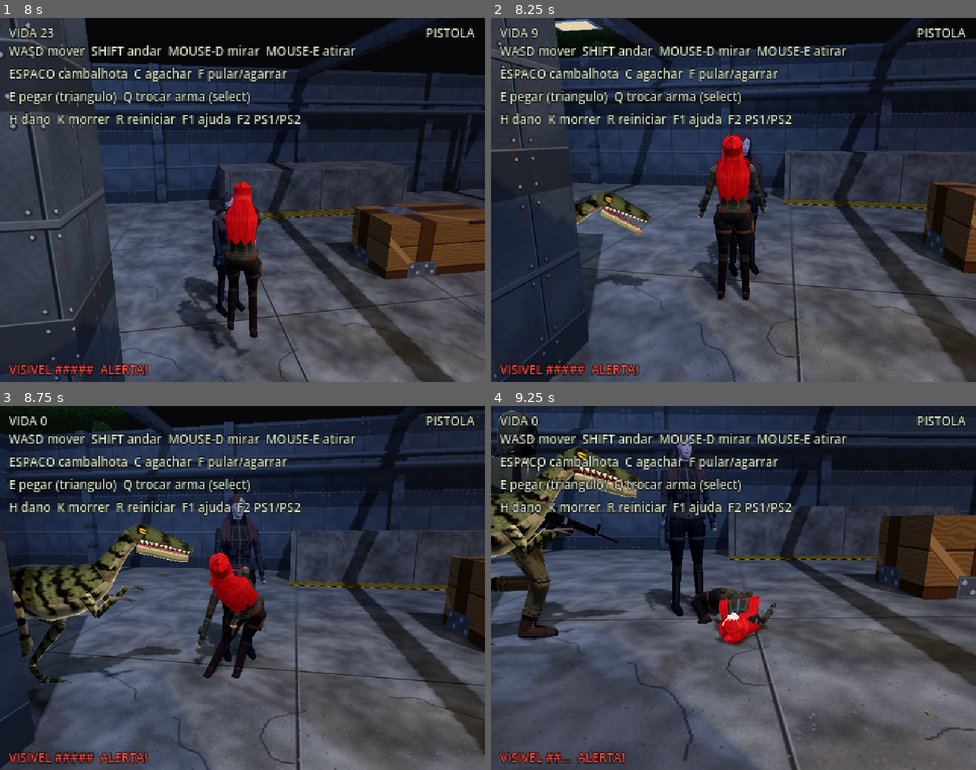
Above: before the commit, frames 1-4 (two rows, left to right).
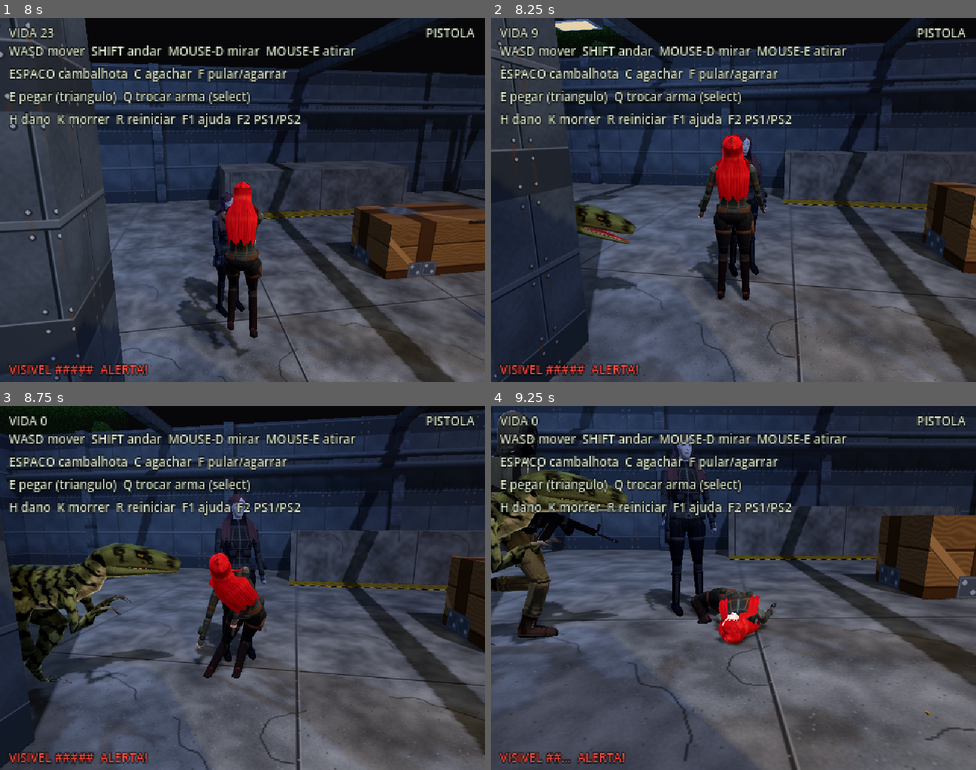
Above: after the commit, the same moments.

Repository: gutocastiglioni/crisisprotocol
Game: Godot game, scene res://scenes/main.tscn
Same seed, same stepped clock (60 frames per second), same inputs: the game is played once before the commit and once after it.
Inputs (mouse positions are in pixels of both pictures, inside the frame that each line leads up to):
- Up to frame 1 (8 s): move the mouse to (237, 207) at 0.52 s; hold Right mouse button (aim) 0.53-1.28 s; hold W (move_forward) 0.53-2.78 s; click (237, 207) at 0.67 s; tap F (jump) at 0.77, 1.52, 3.02, 3.77, 4.52, 6.02, 6.77, 7.52 s; move the mouse to (276, 203) at 1.27 s; tap C (crouch) at 1.35 s; move the mouse to (203, 196) at 2.02 s; tap E (interact) at 2.1 s; move the mouse to (247, 200) at 2.77 s; hold A (move_left) 2.78-3.53 s; tap Space (roll) at 2.85 s; click (247, 200) at 2.92 s; move the mouse to (223, 192) at 3.52 s; press the mouse at (223, 192) at 3.53 s; hold W (move_forward) 3.53-5.78 s; move the mouse to (266, 200) at 4.27 s; release the mouse at (266, 200) at 4.28 s; tap Q (switch_weapon) at 4.35 s; move the mouse to (218, 200) at 5.02 s; hold Shift (walk) 5.03-5.78 s; click (218, 200) at 5.17 s; move the mouse to (252, 192) at 5.77 s; hold D (move_right) 5.78-6.53 s; tap Tab at 5.85 s; move the mouse to (237, 207) at 6.52 s; hold W (move_forward) from 6.53 s (still down); tap Ctrl at 6.6 s; move the mouse to (276, 203) at 7.27 s; right-click (276, 203) at 7.35 s; click (276, 203) at 7.42 s
- Up to frame 2 (8.25 s): keep holding W (move_forward); move the mouse to (694, 196) at 8.02 s; tap C (crouch) at 8.1 s
- Up to frame 3 (8.75 s): keep holding W (move_forward)
- Up to frame 4 (9.25 s): move the mouse to (738, 588) at 8.77 s; release W (move_forward) at 8.78 s; hold A (move_left) from 8.78 s (still down); tap E (interact) at 8.85 s; tap F (jump) at 9.02 s

Frame 1 is identical in both runs. In frame 2, 1.7% of the frame differs, in the area x 17-40%, y 47-100%; in frame 3, 5.6%, in the area x 2-41%, y 32-100%; in frame 4, 3.9%.

Commit message:
Raptor redesenhado: pele única, proporções de terópode e cabeça de predador
- Malha contínua: cauda/tronco/pescoço/cabeça, perna e braço como cadeias que compartilham o anel da emenda;
  coxa, braço e dedos fundidos ao corpo por união booleana com as juntas arredondadas (sem peças coladas).
- Proporções medidas contra a referência: tronco curto em cunha, corcova sobre os ombros, cauda longa,
  membros mais musculosos, mãos relaxadas.
- Cabeça: focinho em cunha, mandíbula encaixada no crânio (boca fechada = linha do lábio), nuca sem cintura,
  arco ósseo pesado e olho amendoado de predador.
- Textura com volume pintado (brilho no dorso, sombra no flanco, oclusão nas juntas) e sem faixa clara nos membros.
- Ragdoll do raptor com os comprimentos e grossuras novos dos ossos.
- possible_models/ fora do git (modelos de jogos comerciais, só referência local).

Co-Authored-By: Claude Opus 5.5 <noreply@anthropic.com>

Diff:
--- a/game/scripts/raptor_model.gd
+++ b/game/scripts/raptor_model.gd
@@ -9,22 +9,22 @@
 const LOOPS := ["Idle", "Walk", "Run", "Study", "Shake"]
 # mesmo formato de Ragdoll.BONES; pernas com cone (joelho e tornozelo dobram em sentidos opostos)
 const RAGDOLL := {
-	"Hips": {"child": "Spine", "len": 0.25, "box": Vector3(0.32, 0.36, 0.30), "joint": "none", "mass": 20.0},
-	"Spine": {"child": "Chest", "len": 0.25, "box": Vector3(0.30, 0.40, 0.26), "joint": "cone", "swing": 15.0, "twist": 10.0, "mass": 15.0},
-	"Chest": {"child": "Neck1", "len": 0.22, "box": Vector3(0.24, 0.30, 0.22), "joint": "cone", "swing": 15.0, "twist": 10.0, "mass": 10.0},
-	"Neck1": {"child": "Neck2", "len": 0.20, "radius": 0.07, "joint": "cone", "swing": 35.0, "twist": 15.0, "mass": 3.0},
-	"Neck2": {"child": "Head", "len": 0.19, "radius": 0.065, "joint": "cone", "swing": 35.0, "twist": 15.0, "mass": 3.0},
-	"Head": {"child": "", "len": 0.46, "radius": 0.075, "joint": "cone", "swing": 30.0, "twist": 20.0, "mass": 4.0},
+	"Hips": {"child": "Spine", "len": 0.17, "box": Vector3(0.30, 0.34, 0.24), "joint": "none", "mass": 20.0},
+	"Spine": {"child": "Chest", "len": 0.19, "box": Vector3(0.30, 0.40, 0.22), "joint": "cone", "swing": 15.0, "twist": 10.0, "mass": 15.0},
+	"Chest": {"child": "Neck1", "len": 0.20, "box": Vector3(0.26, 0.36, 0.22), "joint": "cone", "swing": 15.0, "twist": 10.0, "mass": 10.0},
+	"Neck1": {"child": "Neck2", "len": 0.14, "radius": 0.09, "joint": "cone", "swing": 35.0, "twist": 15.0, "mass": 3.0},
+	"Neck2": {"child": "Head", "len": 0.14, "radius": 0.085, "joint": "cone", "swing": 35.0, "twist": 15.0, "mass": 3.0},
+	"Head": {"child": "", "len": 0.55, "radius": 0.08, "joint": "cone", "swing": 30.0, "twist": 20.0, "mass": 4.0},
 	"Tail1": {"child": "Tail2", "len": 0.40, "radius": 0.09, "joint": "cone", "swing": 25.0, "twist": 10.0, "mass": 4.0},
 	"Tail2": {"child": "Tail3", "len": 0.40, "radius": 0.065, "joint": "cone", "swing": 30.0, "twist": 10.0, "mass": 3.0},
 	"Tail3": {"child": "Tail4", "len": 0.40, "radius": 0.045, "joint": "cone", "swing": 30.0, "twist": 10.0, "mass": 2.0},
 	"Tail4": {"child": "", "len": 0.55, "radius": 0.03, "joint": "cone", "swing": 30.0, "twist": 10.0, "mass": 1.0},
-	"Thigh_L": {"child": "Shin_L", "len": 0.40, "radius": 0.10, "joint": "cone", "swing": 50.0, "twist": 15.0, "mass": 8.0},
-	"Thigh_R": {"child": "Shin_R", "len": 0.40, "radius": 0.10, "joint": "cone", "swing": 50.0, "twist": 15.0, "mass": 8.0},
-	"Shin_L": {"child": "Meta_L", "len": 0.48, "radius": 0.045, "joint": "cone", "swing": 45.0, "twist": 5.0, "mass": 3.0},
-	"Shin_R": {"child": "Meta_R", "len": 0.48, "radius": 0.045, "joint": "cone", "swing": 45.0, "twist": 5.0, "mass": 3.0},
-	"Meta_L": {"child": "Toe_L", "len": 0.17, "radius": 0.035, "joint": "cone", "swing": 45.0, "twist": 5.0, "mass": 1.5},
-	"Meta_R": {"child": "Toe_R", "len": 0.17, "radius": 0.035, "joint": "cone", "swing": 45.0, "twist": 5.0, "mass": 1.5},
+	"Thigh_L": {"child": "Shin_L", "len": 0.40, "radius": 0.11, "joint": "cone", "swing": 50.0, "twist": 15.0, "mass": 8.0},
+	"Thigh_R": {"child": "Shin_R", "len": 0.40, "radius": 0.11, "joint": "cone", "swing": 50.0, "twist": 15.0, "mass": 8.0},
+	"Shin_L": {"child": "Meta_L", "len": 0.48, "radius": 0.06, "joint": "cone", "swing": 45.0, "twist": 5.0, "mass": 3.0},
+	"Shin_R": {"child": "Meta_R", "len": 0.48, "radius": 0.06, "joint": "cone", "swing": 45.0, "twist": 5.0, "mass": 3.0},
+	"Meta_L": {"child": "Toe_L", "len": 0.17, "radius": 0.04, "joint": "cone", "swing": 45.0, "twist": 5.0, "mass": 1.5},
+	"Meta_R": {"child": "Toe_R", "len": 0.17, "radius": 0.04, "joint": "cone", "swing": 45.0, "twist": 5.0, "mass": 1.5},
 }
 
 var skeleton: Skeleton3D
Binary file changed: game/assets/characters/raptor.glb
Binary file changed: game/assets/characters/raptor_atlas.png
Binary file changed: game/assets/characters/raptor_raptor_atlas.png
Not shown, changed: game/assets/characters/raptor_raptor_atlas.png.import
Not shown, changed: .gitignore
Not shown, changed: art/raptor_atlas.py
Not shown, changed: art/raptor_mesh.py
Not shown, changed: art/raptor_spec.py
Not shown, changed: tools/make_raptor_texture.py
